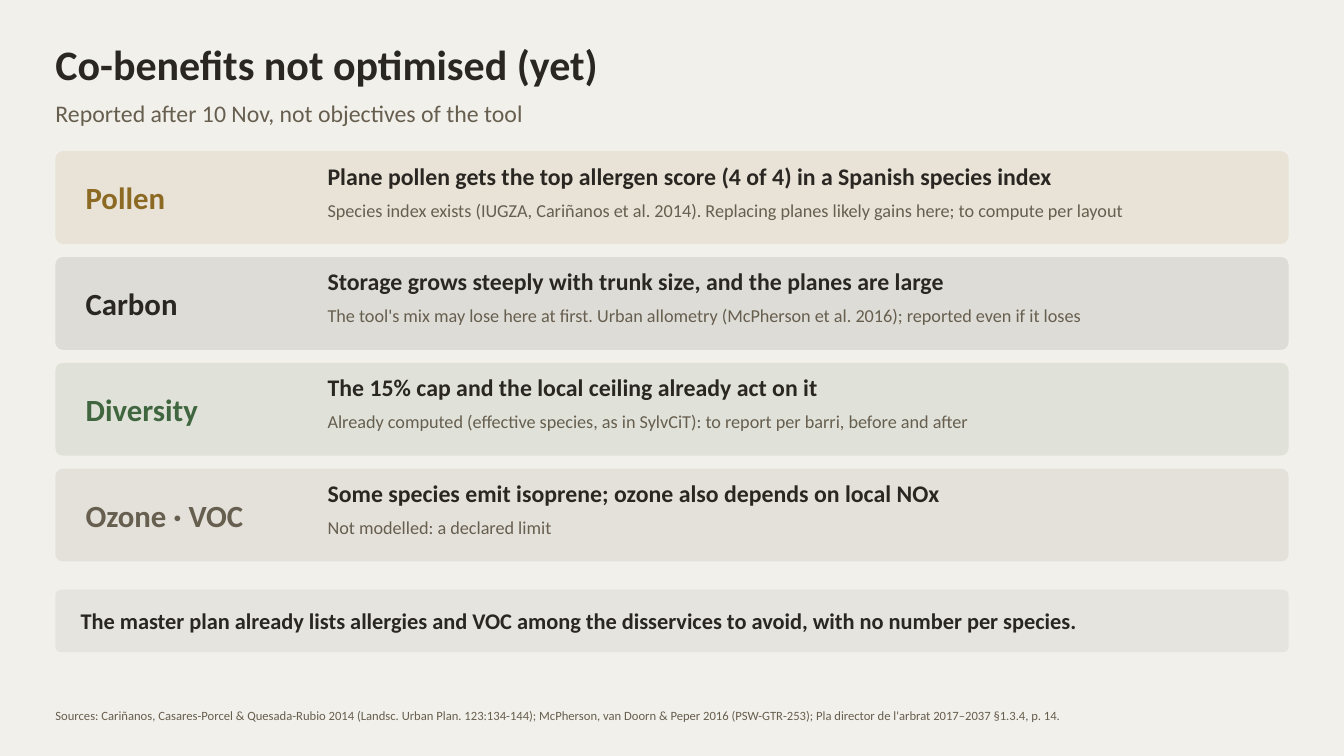
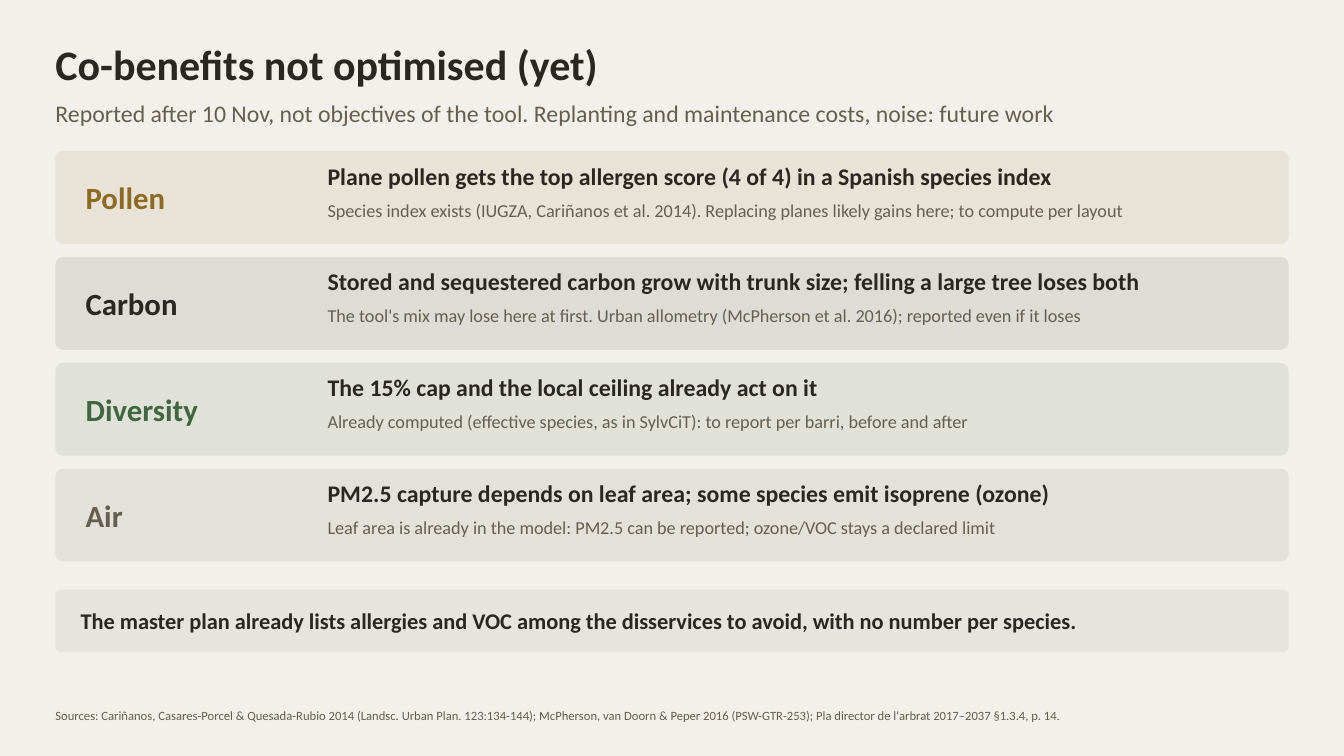
Before and after one commit to giofox96/shade-and-sponge, a slide deck: slide 18 of slides/shade_and_sponge_10nov_editable.pptx. Drawn at 1344x756 pixels with LibreOffice and Linux fonts; fonts in the diff are those of the drawing. Boxes give left, top, right and bottom in pixels: in the first picture for what was removed or moved away, otherwise in the second. Text is boxed around its words. In the diff, an @@ line names an element or a change of style, - is before the commit and + after.

```diff
--- a/slides/shade_and_sponge_10nov_editable.pptx
+++ b/slides/shade_and_sponge_10nov_editable.pptx
@@ text at [55,105,1054,126]: text changed @@
-Reported after 10 Nov, not objectives of the tool
+Reported after 10 Nov, not objectives of the tool. Replanting and maintenance costs, noise: future work
@@ text at [328,273,1139,294]: text changed @@
-Storage grows steeply with trunk size, and the planes are large
+Stored and sequestered carbon grow with trunk size; felling a large tree loses both
@@ text at [86,505,123,527]: text changed @@
-Ozone · VOC
+Air
@@ text at [328,484,1049,537]: text changed; size 17 to 13 pt; text colour #2A2622 to #665E4F; bold off @@
-Some species emit isoprene; ozone also depends on local NOx
-Not modelled: a declared limit
+PM2.5 capture depends on leaf area; some species emit isoprene (ozone)
+Leaf area is already in the model: PM2.5 can be reported; ozone/VOC stays a declared limit
```
Also in this commit, not shown: 2 other files.
